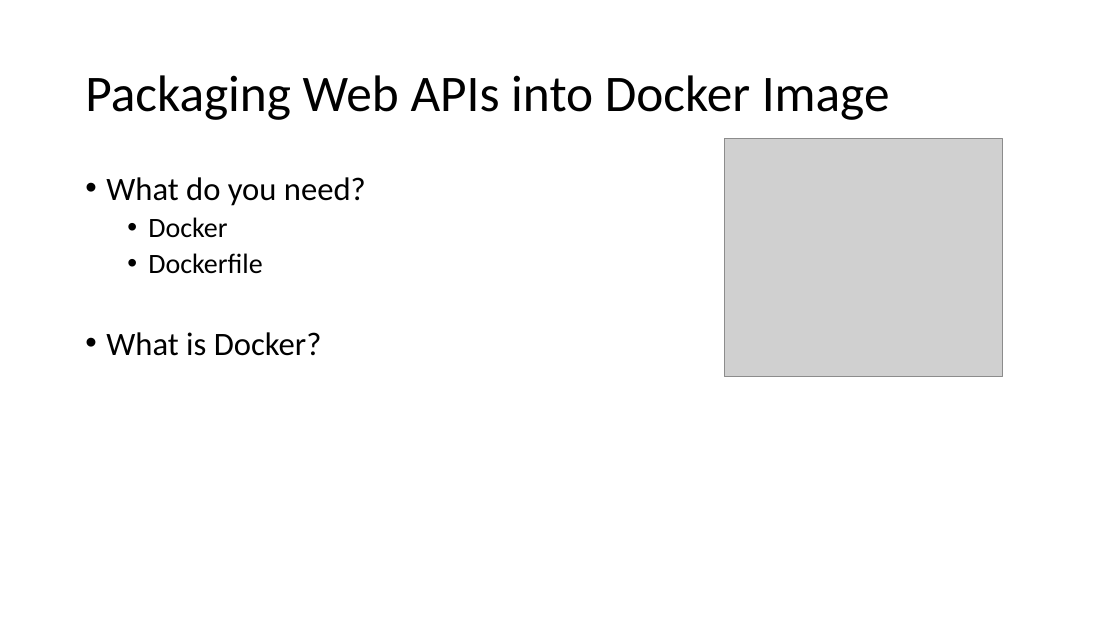
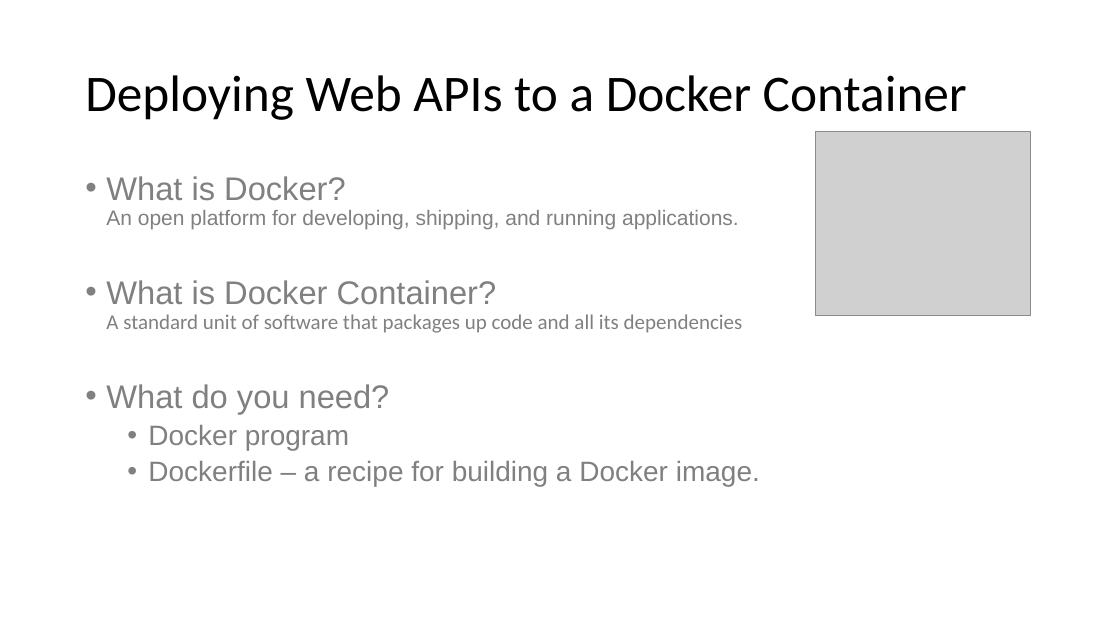
Before and after one commit to raymondowf/rconf-2020, a slide deck: slide 13 of slides.pptx (slide 12 before the commit). Drawn at 1120x630 pixels with LibreOffice and Linux fonts; fonts in the diff are those of the drawing; grey boxes stand for pictures; background and template pictures are left out. Boxes give left, top, right and bottom in pixels: in the first picture for what was removed or moved away, otherwise in the second. Text is boxed around its words. In the diff, an @@ line names an element or a change of style, - is before the commit and + after.

```diff
--- a/slides.pptx
+++ b/slides.pptx
@@ title at (85,75,967,120): text changed @@
-Packaging Web APIs into Docker Image
+Deploying Web APIs to a Docker Container
@@ picture: place and size @@
-picture at (724,139,1003,376)
+picture at (816,132,1030,315)
@@ text at (106,176,743,333): paragraphs added @@
+• What is Docker?
+  An open platform for developing, shipping, and running applications.
+• What is Docker Container?
+  A standard unit of software that packages up code and all its dependencies
@@ text at (106,384,390,414): font Calibri to Arial, text colour #000000 to #808080 in "What do you need?" @@
@@ text at (148,425,760,486): text changed; font Calibri to Arial; text colour #000000 to #808080 @@
-  • Docker
-  • Dockerfile
-• What is Docker?
+  • Docker program
+  • Dockerfile – a recipe for building a Docker image.
```
Also in this commit, not shown: 9 other slides changed, 1 slide added, 3 other files.
